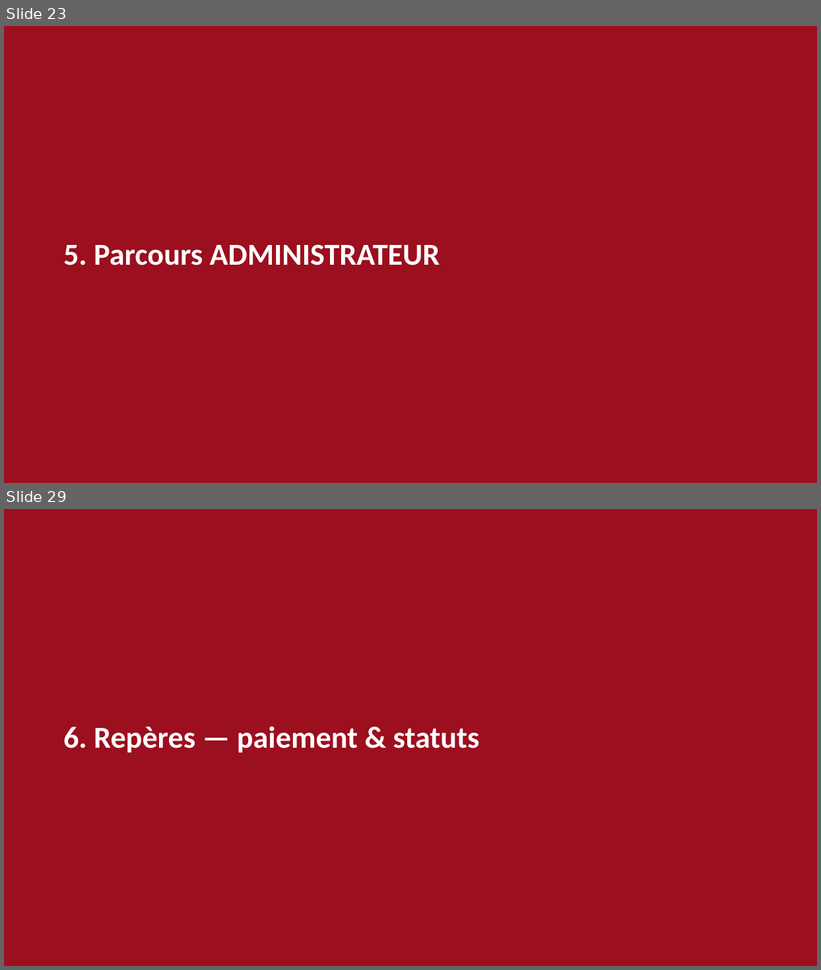
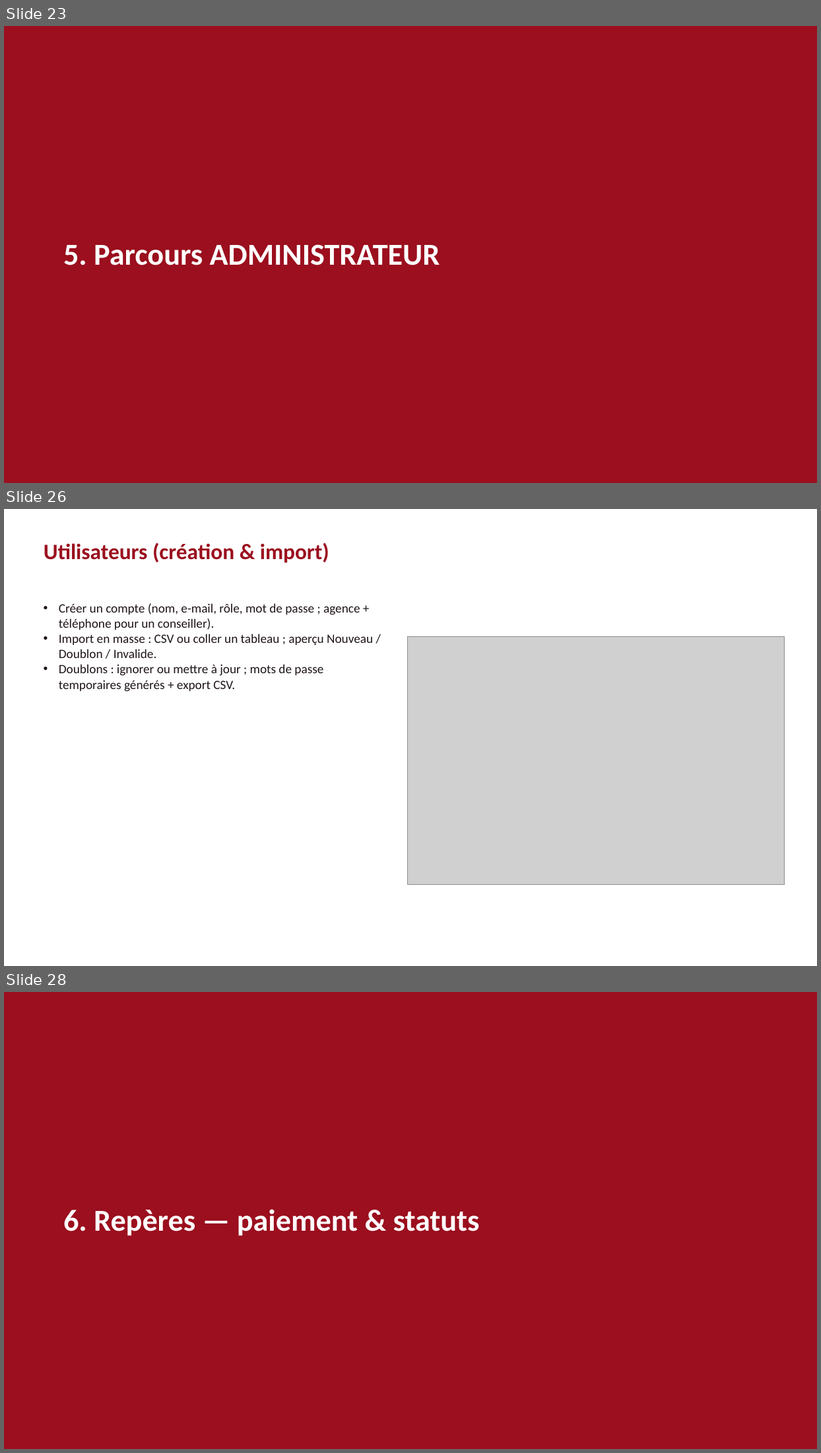
Before and after one commit to Efraim0601/promoteApp, a slide deck: docs/Guide-utilisateur-Carte-Promote.pptx. Shown one above the other, each under a label of ours: slides 23 and 29 before the commit, slides 23, 26 and 28 after it; the slides between them are not shown. The pictures are 821x970 and 821x1453 pixels, drawn with LibreOffice and Linux fonts; fonts in the diff are those of the drawing; grey boxes stand for pictures. Boxes give left, top, right and bottom in pixels: in the first picture for what was removed or moved away, otherwise in the second. Text is boxed around its words. In the diff, an @@ line names an element or a change of style, - is before the commit and + after.

```diff
--- a/docs/Guide-utilisateur-Carte-Promote.pptx
+++ b/docs/Guide-utilisateur-Carte-Promote.pptx
@@ slide 26 added at [4,509,817,966], background #FFFFFF @@
@@ text added at [44,543,329,563], 26 pt, text #9B0F1E, bold @@
+Utilisateurs (création & import)
@@ text added at [59,603,373,692], 15 pt, text #1E1416 @@
+• Créer un compte (nom, e-mail, rôle, mot de passe ; agence + téléphone pour un conseiller).
+• Import en masse : CSV ou coller un tableau ; aperçu Nouveau / Doublon / Invalide.
+• Doublons : ignorer ou mettre à jour ; mots de passe temporaires générés + export CSV.
@@ picture added at [408,636,785,885] @@
@@ what was slide 29 is now slide 28 @@
```
Also in this commit, not shown: 23 slides changed, 2 slides removed, 12 other files.
